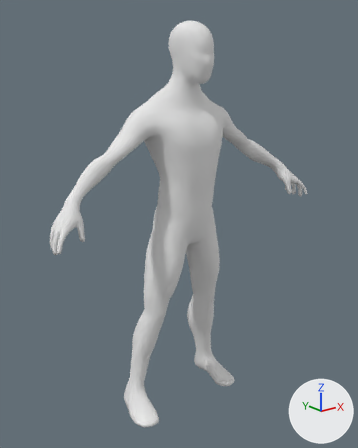
An edit to the Blender file neverlast10seconds/Assets/Models/Source/BaseAlienMesh_Anim.blend, drawn before and after from the same camera.
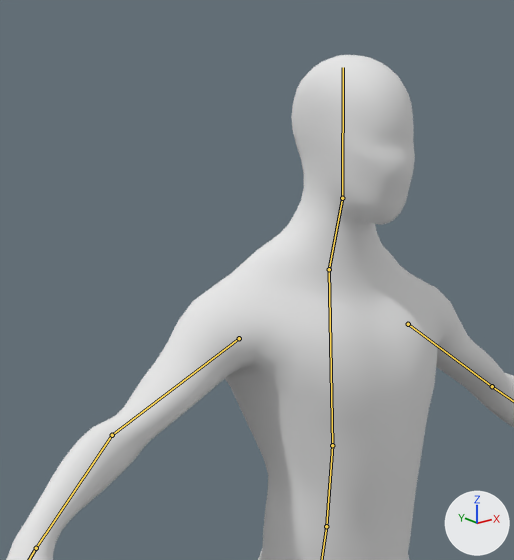
Old and new are each drawn whole from a 50 mm lens placed at (-142.8, -174.9, 166.6), pointed at (-1.7, 1.5, 96.0) and again close up on the part from 17% to 70% of the width and 0% to 47% of the height. The axes (+X, +Y, +Z) are drawn at lower right. The lights are the same throughout. The bones that bend it are drawn over the model as lines in the close-ups.

In view in the first close-up: 'Human_BaseMesh'.
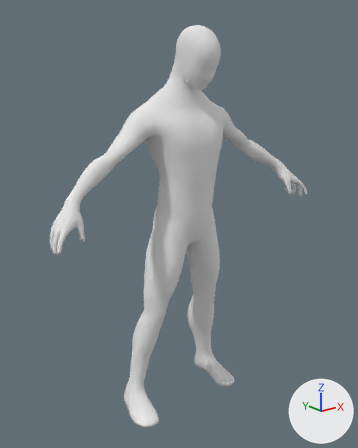
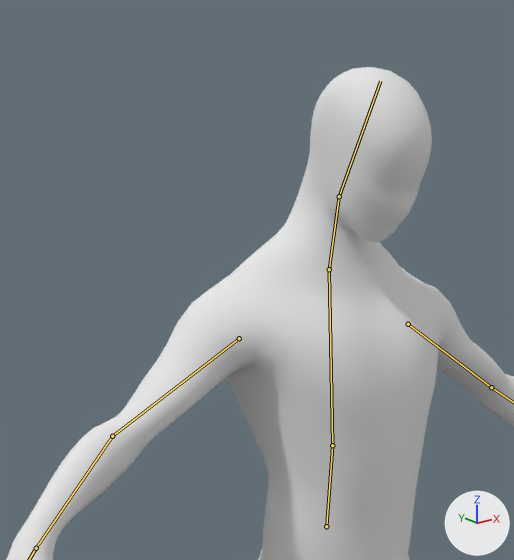
The newer file adds an action. The first version stands in its rest pose; the second is drawn at frame 1 of the action 'RootAction'.

Pixel boxes [x1, y1, x2, y2] of what changed, in the close-ups (514 x 560 px):
'Human_BaseMesh', posed
    before: [6, 55, 514, 560]
    after: [6, 67, 514, 560]
bone 'neck', root to tip
    before: (329, 269) to (342, 198)
    after: (329, 269) to (339, 196)
bone 'head', root to tip
    before: (342, 198) to (343, 67)
    after: (339, 196) to (380, 81)

The change, as a list of edits to the scene's bpy script:
```text
Change bone_neck:
    where bone_neck = bpy.data.objects['Root'].pose.bones['neck']  # child of 'chest'
    bone_neck.rotation_quaternion: (1.0, 0.0, 0.0, 0.0) -> (0.999, -0.039, 0.0, 0.0)  # degrees (0, 0, 0) -> degrees (-4, 0, 0)
Change bone_head:
    where bone_head = bpy.data.objects['Root'].pose.bones['head']  # child of 'neck'
    bone_head.rotation_quaternion: (1.0, 0.0, 0.0, 0.0) -> (0.954, 0.298, 0.0, 0.0)  # degrees (0, 0, 0) -> degrees (35, 0, 0)
```
